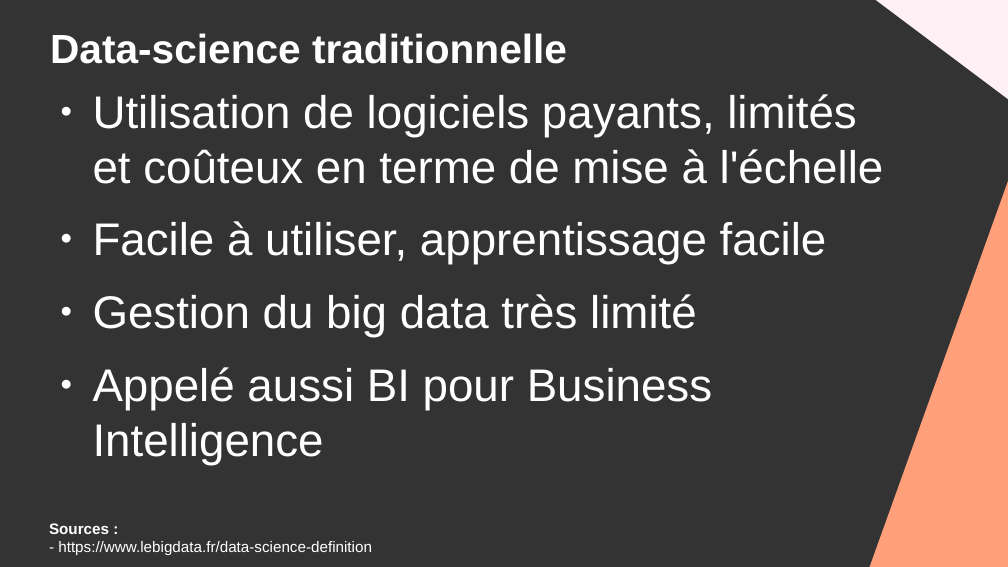
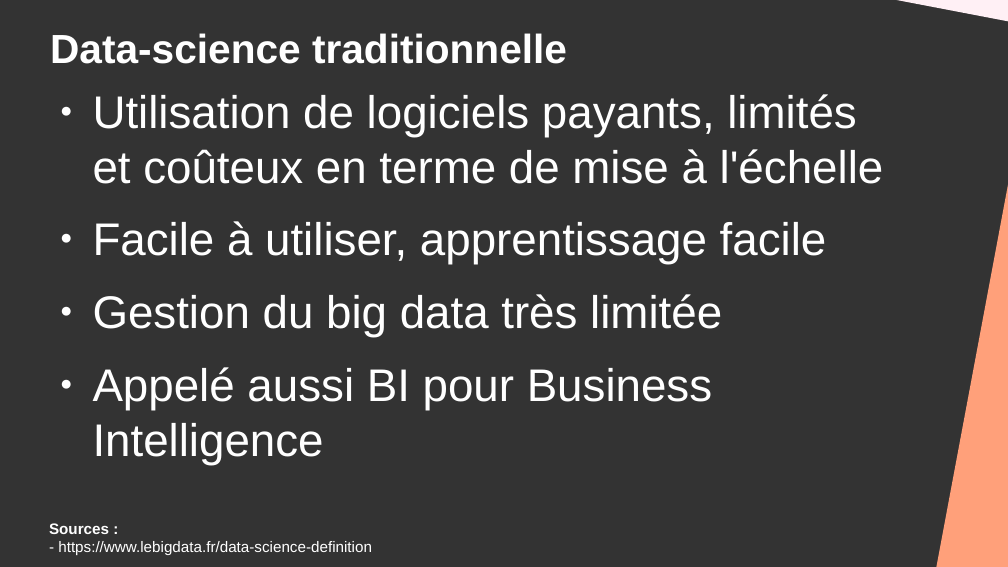
Before and after one commit to DanYellow/cours, a slide deck: slide 5 of big-data-s4/travaux-pratiques/numero-3/presentation.odp. Drawn at 1008x567 pixels with LibreOffice and Linux fonts; fonts in the diff are those of the drawing. Boxes give left, top, right and bottom in pixels: in the first picture for what was removed or moved away, otherwise in the second. Text is boxed around its words. In the diff, an @@ line names an element or a change of style, - is before the commit and + after.

```diff
--- a/big-data-s4/travaux-pratiques/numero-3/presentation.odp
+++ b/big-data-s4/travaux-pratiques/numero-3/presentation.odp
@@ right triangle: place and size @@
-right triangle at [869,0,1008,104]
+right triangle at [869,0,1008,22]
@@ right triangle: place and size @@
-right triangle at [869,177,1008,567]
+right triangle at [937,177,1008,567]
@@ text at [93,294,722,337]: text changed @@
-● Gestion du big data très limité
+● Gestion du big data très limitée
```
Also in this commit, not shown: 6 other slides changed, 22 other files.
